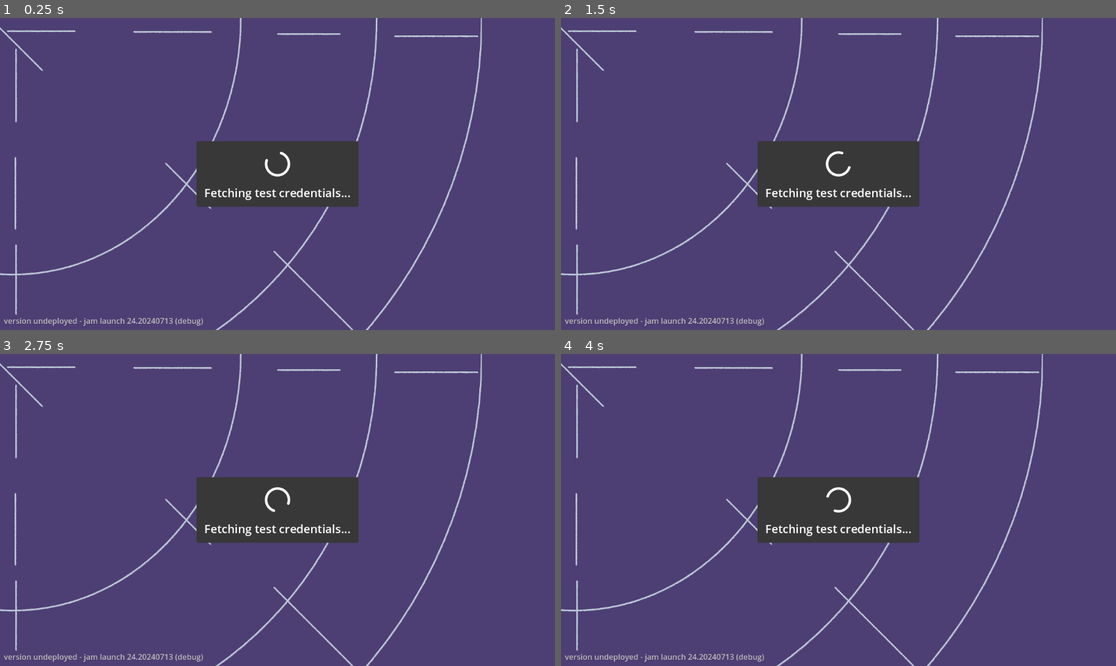
Above: before the commit, frames 1-4 (two rows, left to right).
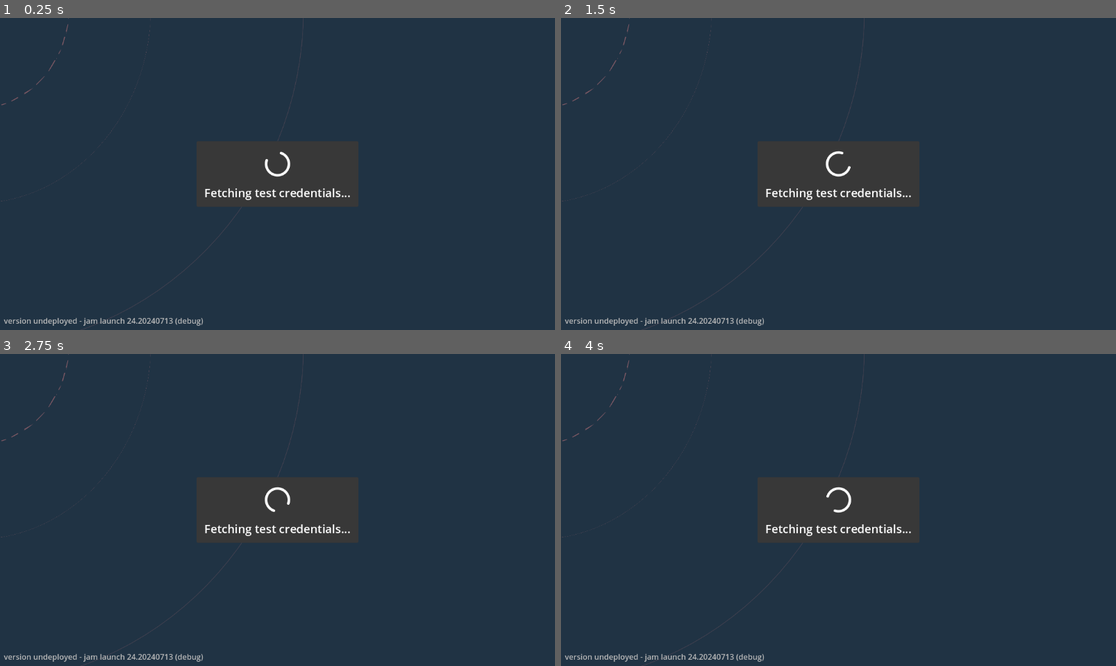
Above: after the commit, the same moments.

Repository: simonmnash/Competitive-Stargazing
Game: Godot game, scene res://Game.tscn
Same seed, same stepped clock (60 frames per second), same inputs: the game is played once before the commit and once after it.
Inputs (mouse positions are in pixels of both pictures, inside the frame that each line leads up to):
- Up to frame 1 (0.25 s): no input
- Up to frame 2 (1.5 s): tap Enter at 0.5 s; move the mouse to (960, 158) at 0.52 s; hold Right (ui_right) 0.53-1.25 s; click (960, 158) at 0.67 s; drag from (727, 189) to (810, 236) at 1.27 s
- Up to frame 3 (2.75 s): move the mouse to (333, 441) at 2.02 s; hold Right (ui_right) from 2.03 s (still down); click (333, 441) at 2.17 s
- Up to frame 4 (4 s): release Right (ui_right) at 2.75 s; drag from (810, 572) to (672, 463) at 2.77 s; tap Space at 3.5 s; move the mouse to (1005, 556) at 3.52 s; hold Left (ui_left) from 3.53 s (still down); click (1005, 556) at 3.67 s

The runs differ from the first frame. In frame 1, 94% of the frame differs, in the area x 0-100%, y 0-100%; in frame 2, 94%; in frame 3, 94%; in frame 4, 94%.

Commit message:
visual changes and constellation designer skeleton

Diff:
--- /dev/null
+++ b/Designer.gd
@@ -0,0 +1,30 @@
+extends Node2D
+var rng = RandomNumberGenerator.new()
+
+const options = ["The Coconut Tree",
+"The Flamingo",
+"Two Birds",
+"Baker's Dozen",
+"The Sloth",
+"The Teacup",
+"Lonely Giraffe",
+"The Leaping Lizards",
+"Mary Poppins",
+"Housecat's Pride",
+"Grandfather Clock",
+"Goat's Smile",
+"Cinderella's Shoe",
+"Hitchcock's Chariot",
+"Seashell Belt",
+"The Broken Umbrella",
+"Pot O'Honey",
+"The Night Goose",
+"Larry the Chief Mouser",
+"Big Piano Man",
+"The Washing Machine",
+]
+
+func _ready():
+	for i in range(0, 50):
+		$Constellation.add_star(Vector2(rng.randf_range(-250.0, 250.0), rng.randf_range(-250.0, 250.0)))
+	$Challenge.text = "You have been assigned: " + options.pick_random()
--- /dev/null
+++ b/Designer.tscn
@@ -0,0 +1,29 @@
+[gd_scene load_steps=4 format=3 uid="uid://bktkj5c38ltmm"]
+
+[ext_resource type="PackedScene" uid="uid://dkeqp4vwhusng" path="res://constellation.tscn" id="1_3eh87"]
+[ext_resource type="Script" path="res://Designer.gd" id="1_wjcrf"]
+[ext_resource type="Theme" uid="uid://bdsvja3ysf1oc" path="res://assets/default_theme.tres" id="2_jq5jk"]
+
+[node name="Designer" type="Node2D"]
+script = ExtResource("1_wjcrf")
+
+[node name="Rules" type="Label" parent="."]
+offset_left = -561.0
+offset_top = -804.0
+offset_right = -339.0
+offset_bottom = -781.0
+theme = ExtResource("2_jq5jk")
+text = "Click near stars to dim them."
+
+[node name="Challenge" type="Label" parent="."]
+offset_left = -154.0
+offset_top = -212.0
+offset_right = 150.0
+offset_bottom = -189.0
+theme = ExtResource("2_jq5jk")
+text = "You have been assigned"
+
+[node name="Camera2D" type="Camera2D" parent="."]
+position = Vector2(0, -495)
+
+[node name="Constellation" parent="." instance=ExtResource("1_3eh87")]
--- a/Game.tscn
+++ b/Game.tscn
@@ -2,7 +2,7 @@
 
 [ext_resource type="Script" path="res://Game.gd" id="1_cik1r"]
 [ext_resource type="Script" path="res://addons/jam_launch/core/JamConnect.gd" id="1_uh7au"]
-[ext_resource type="Texture2D" uid="uid://477keyso72x5" path="res://assets/backgroundaxes.png" id="2_cabu7"]
+[ext_resource type="Texture2D" uid="uid://cpt7wuwr3vflx" path="res://backdrop.png" id="3_owtj2"]
 
 [node name="Game" type="Node2D"]
 script = ExtResource("1_cik1r")
@@ -11,7 +11,7 @@
 script = ExtResource("1_uh7au")
 
 [node name="Starmap" type="Sprite2D" parent="."]
-texture = ExtResource("2_cabu7")
+texture = ExtResource("3_owtj2")
 
 [node name="Players" type="Node2D" parent="."]
 
--- /dev/null
+++ b/assets/default_theme.tres
@@ -0,0 +1,6 @@
+[gd_resource type="Theme" load_steps=2 format=3 uid="uid://bdsvja3ysf1oc"]
+
+[ext_resource type="FontFile" uid="uid://cxbs4isj4lrl1" path="res://assets/PlaywriteDEGrund-VariableFont_wght.ttf" id="1_8vrg2"]
+
+[resource]
+default_font = ExtResource("1_8vrg2")
--- a/project.godot
+++ b/project.godot
@@ -13,6 +13,7 @@
 config/name="Competitive Stargazing"
 run/main_scene="res://Game.tscn"
 config/features=PackedStringArray("4.2", "GL Compatibility")
+boot_splash/bg_color=Color(0.141176, 0.141176, 0.141176, 1)
 config/icon="res://icon.svg"
 
 [editor_plugins]
@@ -23,4 +24,4 @@
 
 renderer/rendering_method="gl_compatibility"
 renderer/rendering_method.mobile="gl_compatibility"
-environment/defaults/default_clear_color=Color(0.301961, 0.243137, 0.45098, 1)
+environment/defaults/default_clear_color=Color(0.12549, 0.2, 0.266667, 1)
--- /dev/null
+++ b/star.gd
@@ -0,0 +1,16 @@
+extends Sprite2D
+
+var edit_enabled = false
+var drag = false
+
+func _on_area_2d_input_event(viewport, event, shape_idx):
+	if event is InputEventMouseButton:
+		if self.self_modulate.a > 0.1:
+			self.self_modulate.a -= 0.1
+		if drag == true:
+			drag = false
+		else:
+			drag = true
+	elif event is InputEventMouseMotion and drag:
+		if self.self_modulate.a > 0.3:
+			self.self_modulate.a -= 0.1
--- a/star.tscn
+++ b/star.tscn
@@ -1,15 +1,18 @@
 [gd_scene load_steps=4 format=3 uid="uid://cdcc601sjasv5"]
 
-[sub_resource type="Gradient" id="Gradient_imqff"]
-colors = PackedColorArray(0.521569, 0.521569, 0.278431, 0.372549, 1, 1, 1, 1)
+[ext_resource type="Texture2D" uid="uid://u817k1uackaa" path="res://star.png" id="1_ooltl"]
+[ext_resource type="Script" path="res://star.gd" id="2_mt313"]
 
-[sub_resource type="FastNoiseLite" id="FastNoiseLite_kp7yd"]
-
-[sub_resource type="NoiseTexture2D" id="NoiseTexture2D_smqsn"]
-width = 32
-height = 32
-color_ramp = SubResource("Gradient_imqff")
-noise = SubResource("FastNoiseLite_kp7yd")
+[sub_resource type="CircleShape2D" id="CircleShape2D_l00hm"]
+radius = 20.0
 
 [node name="Star" type="Sprite2D"]
-texture = SubResource("NoiseTexture2D_smqsn")
+texture = ExtResource("1_ooltl")
+script = ExtResource("2_mt313")
+
+[node name="Area2D" type="Area2D" parent="."]
+
+[node name="CollisionShape2D" type="CollisionShape2D" parent="Area2D"]
+shape = SubResource("CircleShape2D_l00hm")
+
+[connection signal="input_event" from="Area2D" to="." method="_on_area_2d_input_event"]
Binary file added: assets/PlaywriteDEGrund-VariableFont_wght.ttf
Binary file added: backdrop.png
Binary file added: star.png
